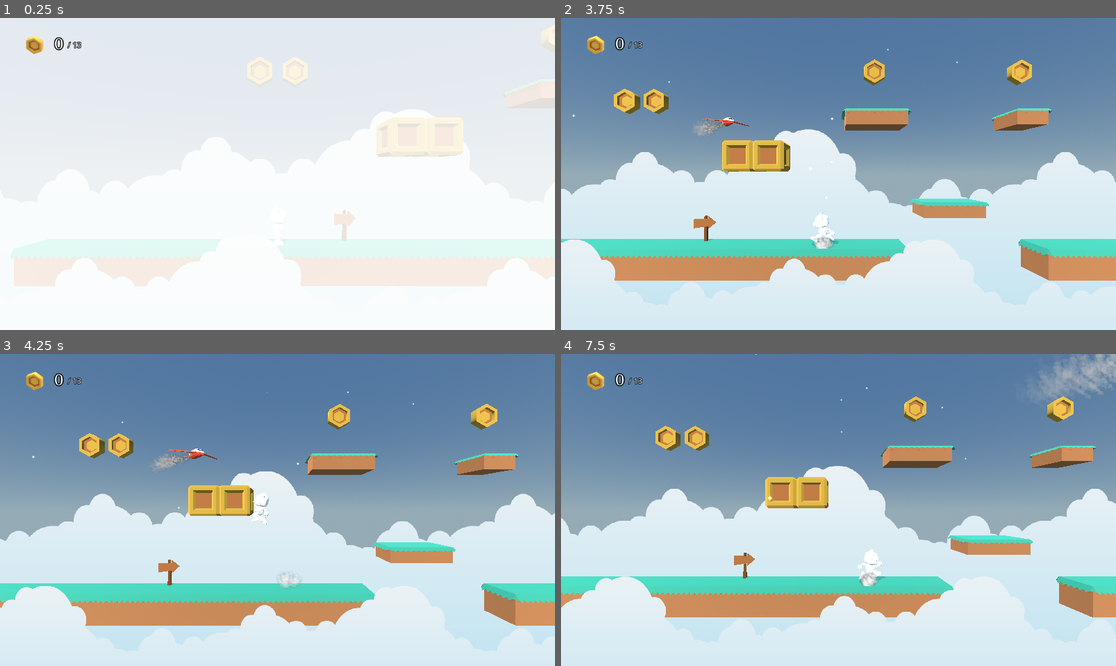
Above: before the commit, frames 1-4 (two rows, left to right).
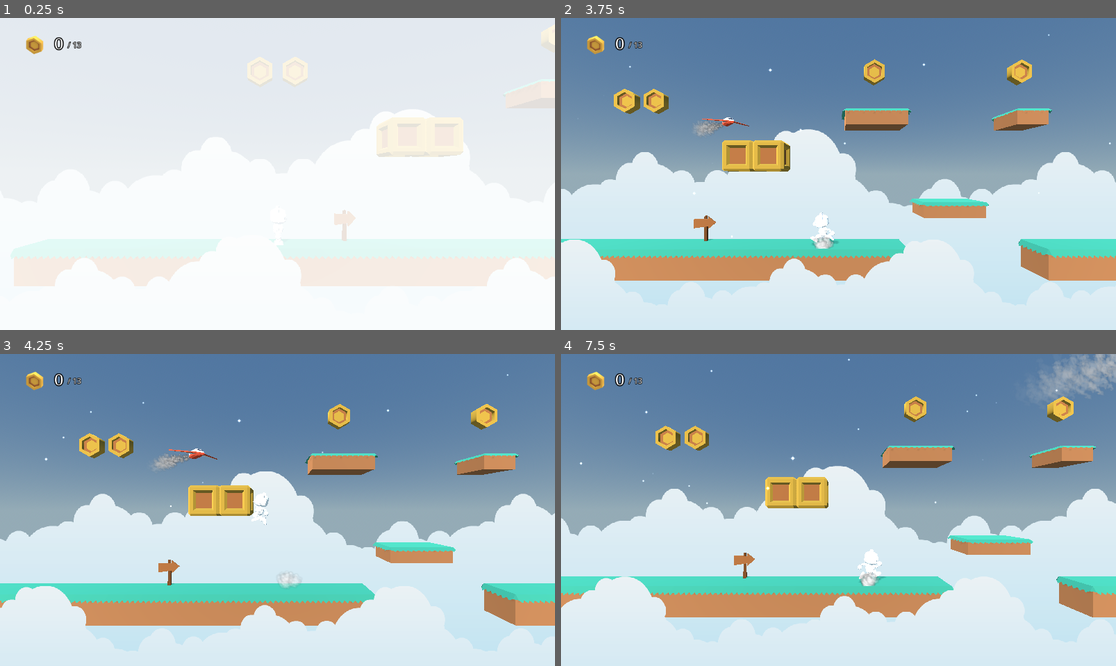
Above: after the commit, the same moments.

Repository: crystal-bit/platform-3d
Game: Godot game, scene res://scenes/game/game.tscn
The game is run twice, just before and just after one commit, with the same random seed, the same clock (stepped at 60 frames per second) and the same inputs. Sound files missing from this copy of the repository are replaced by a short silence.
Inputs:
- Up to frame 1 (0.25 s): no input
- Up to frame 2 (3.75 s): tap Enter (ui_accept) at 0.5, 0.77, 1.52, 3.02 s; hold Right (ui_right) 0.53-1.28 s; hold Down (ui_down) 1.28-2.03 s; hold Right (ui_right) 2.03-2.78 s; hold Up (ui_up) 2.78-3.53 s; hold Left (ui_left) from 3.53 s (still down)
- Up to frame 3 (4.25 s): keep holding Left (ui_left); tap Enter (ui_accept) at 3.77 s
- Up to frame 4 (7.5 s): tap Enter (ui_accept) at 4.52, 6.02, 6.77 s; release Left (ui_left) at 5.03 s; hold Down (ui_down) 5.03-5.78 s; hold Right (ui_right) 5.78-6.53 s; hold Up (ui_up) 6.53-7.28 s; hold Right (ui_right) from 7.28 s (still down)

Frame 1 is identical in both runs. In frame 2, less than 0.1% of the frame differs, in the area x 2-100%, y 5-71%; in frame 3, less than 0.1%; in frame 4, less than 0.1%, in the area x 3-90%, y 0-49%.

Commit message:
fix: speedup level1 particles

Diff:
--- a/objects/levels/Level1.tscn
+++ b/objects/levels/Level1.tscn
@@ -10,7 +10,7 @@
 [ext_resource type="AudioStream" uid="uid://jqgefx8iuipg" path="res://assets/audio/airplane.mp3" id="5_1gatr"]
 [ext_resource type="PackedScene" path="res://objects/flag/flag.tscn" id="5_r025i"]
 [ext_resource type="Texture2D" uid="uid://cpup0sskr7u1n" path="res://assets/particles/smoke_07_whiter.png" id="7_5xlsj"]
-[ext_resource type="Texture2D" uid="uid://cs02pn4bpvkbn" path="res://assets/particles/star_06.png" id="9_n6fv0"]
+[ext_resource type="PackedScene" uid="uid://cjx202wb2knm5" path="res://objects/levels/level1/gpu_particles_3d.tscn" id="11_6qrb8"]
 
 [sub_resource type="Shader" id="Shader_5hboo"]
 code = "// NOTE: Shader automatically converted from Godot Engine 4.0.rc1's StandardMaterial3D.
@@ -219,45 +219,6 @@
 "airplane_loop": SubResource("Animation_qugdh")
 }
 
-[sub_resource type="Gradient" id="Gradient_ylifh"]
-offsets = PackedFloat32Array(0, 0.222222, 0.802469, 1)
-colors = PackedColorArray(1, 1, 1, 0, 1, 1, 1, 1, 1, 1, 1, 1, 1, 1, 1, 0)
-
-[sub_resource type="GradientTexture1D" id="GradientTexture1D_rpaot"]
-gradient = SubResource("Gradient_ylifh")
-
-[sub_resource type="Curve" id="Curve_8r7wr"]
-_data = [Vector2(0, 0), 0.0, 0.0, 0, 0, Vector2(0.227064, 1), 0.0, 0.0, 0, 0, Vector2(0.793578, 1), 0.0, 0.0, 0, 0, Vector2(1, 0), 0.0, 0.0, 0, 0]
-point_count = 4
-
-[sub_resource type="CurveTexture" id="CurveTexture_56htf"]
-curve = SubResource("Curve_8r7wr")
-
-[sub_resource type="ParticleProcessMaterial" id="ParticleProcessMaterial_auxcy"]
-emission_shape = 3
-emission_box_extents = Vector3(40, 10, 4)
-spread = 180.0
-gravity = Vector3(0, 0, 0)
-initial_velocity_max = 0.4
-angular_velocity_max = 1.0
-damping_max = 0.05
-angle_max = 180.0
-scale_curve = SubResource("CurveTexture_56htf")
-color_ramp = SubResource("GradientTexture1D_rpaot")
-
-[sub_resource type="StandardMaterial3D" id="StandardMaterial3D_g0a7o"]
-transparency = 1
-blend_mode = 1
-shading_mode = 0
-disable_ambient_light = true
-vertex_color_use_as_albedo = true
-albedo_texture = ExtResource("9_n6fv0")
-disable_receive_shadows = true
-
-[sub_resource type="QuadMesh" id="QuadMesh_87jpg"]
-material = SubResource("StandardMaterial3D_g0a7o")
-size = Vector2(0.3, 0.3)
-
 [node name="Level1" type="Node3D"]
 
 [node name="Background" type="Node3D" parent="."]
@@ -443,11 +404,4 @@
 [node name="coinGold10" parent="Coins" instance=ExtResource("4_0qum5")]
 transform = Transform3D(1, 0, 0, 0, 1, 0, 0, 0, 1, 40.5, 7, 0)
 
-[node name="GPUParticles3D" type="GPUParticles3D" parent="."]
-transform = Transform3D(1, 0, 0, 0, 1, 0, 0, 0, 1, 17, 2.5, 0)
-amount = 256
-lifetime = 5.0
-randomness = 0.25
-visibility_aabb = AABB(-27, -7, -2, 54, 14, 4)
-process_material = SubResource("ParticleProcessMaterial_auxcy")
-draw_pass_1 = SubResource("QuadMesh_87jpg")
+[node name="GPUParticles3D" parent="." instance=ExtResource("11_6qrb8")]
--- /dev/null
+++ b/objects/levels/level1/gpu_particles_3d.tscn
@@ -0,0 +1,51 @@
+[gd_scene load_steps=9 format=3 uid="uid://cjx202wb2knm5"]
+
+[ext_resource type="Texture2D" uid="uid://cs02pn4bpvkbn" path="res://assets/particles/star_06.png" id="1_1wp8n"]
+
+[sub_resource type="Gradient" id="Gradient_ylifh"]
+offsets = PackedFloat32Array(0, 0.222222, 0.802469, 1)
+colors = PackedColorArray(1, 1, 1, 0, 1, 1, 1, 1, 1, 1, 1, 1, 1, 1, 1, 0)
+
+[sub_resource type="GradientTexture1D" id="GradientTexture1D_rpaot"]
+gradient = SubResource("Gradient_ylifh")
+
+[sub_resource type="Curve" id="Curve_8r7wr"]
+_data = [Vector2(0, 0), 0.0, 0.0, 0, 0, Vector2(0.227064, 1), 0.0, 0.0, 0, 0, Vector2(0.793578, 1), 0.0, 0.0, 0, 0, Vector2(1, 0), 0.0, 0.0, 0, 0]
+point_count = 4
+
+[sub_resource type="CurveTexture" id="CurveTexture_56htf"]
+curve = SubResource("Curve_8r7wr")
+
+[sub_resource type="ParticleProcessMaterial" id="ParticleProcessMaterial_auxcy"]
+emission_shape = 3
+emission_box_extents = Vector3(40, 10, 4)
+spread = 180.0
+gravity = Vector3(0, 0, 0)
+initial_velocity_max = 0.4
+angular_velocity_max = 1.0
+damping_max = 0.05
+angle_max = 180.0
+scale_curve = SubResource("CurveTexture_56htf")
+color_ramp = SubResource("GradientTexture1D_rpaot")
+
+[sub_resource type="StandardMaterial3D" id="StandardMaterial3D_g0a7o"]
+transparency = 1
+blend_mode = 1
+shading_mode = 0
+disable_ambient_light = true
+vertex_color_use_as_albedo = true
+albedo_texture = ExtResource("1_1wp8n")
+disable_receive_shadows = true
+
+[sub_resource type="QuadMesh" id="QuadMesh_87jpg"]
+material = SubResource("StandardMaterial3D_g0a7o")
+size = Vector2(0.3, 0.3)
+
+[node name="GPUParticles3D" type="GPUParticles3D"]
+transform = Transform3D(1, 0, 0, 0, 1, 0, 0, 0, 1, 17, 2.5, 0)
+amount = 256
+lifetime = 2.5
+preprocess = 0.1
+visibility_aabb = AABB(-27, -7, -2, 54, 14, 4)
+process_material = SubResource("ParticleProcessMaterial_auxcy")
+draw_pass_1 = SubResource("QuadMesh_87jpg")
Not shown: 1 places in objects/levels/Level1.tscn that only renumber resources
